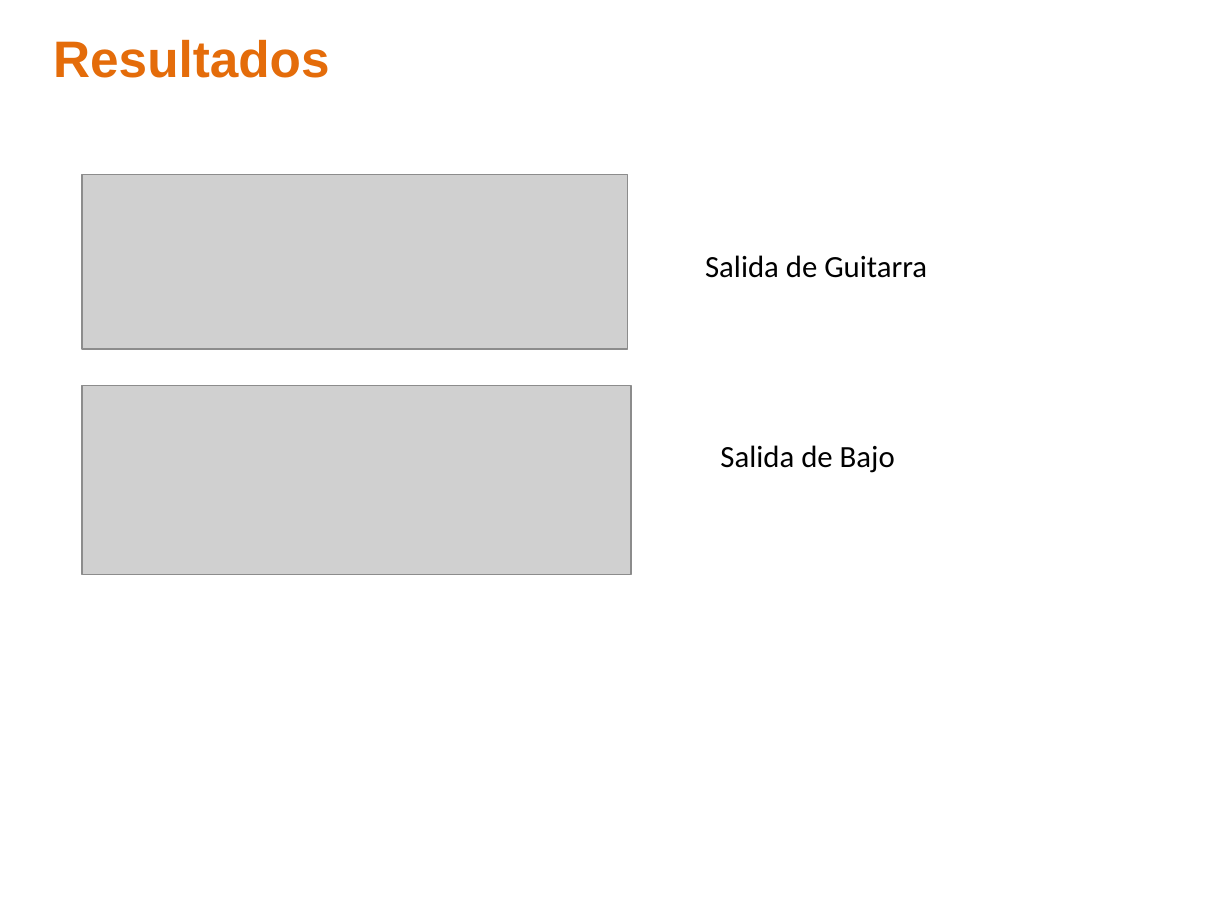
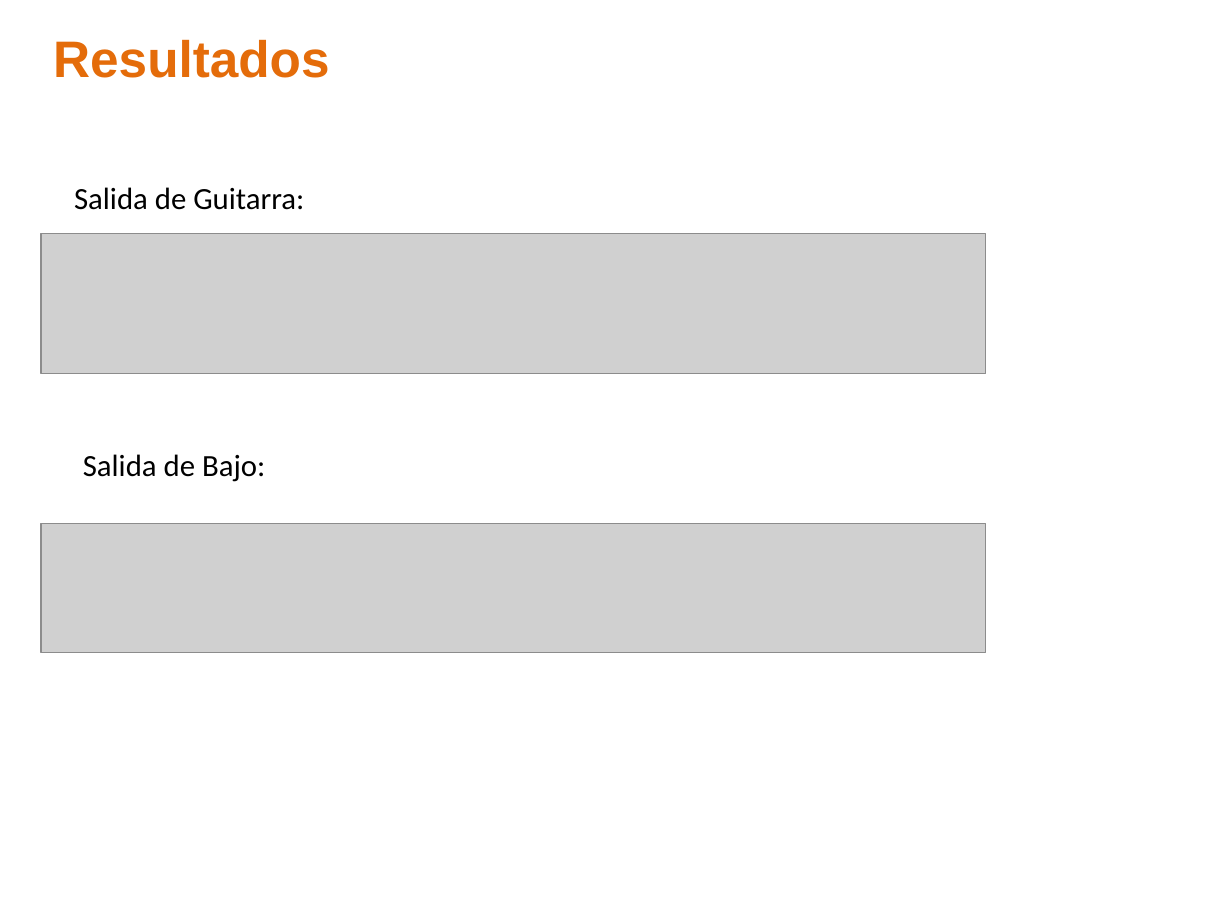
Before and after one commit to ealn/Tesis, a slide deck: slide 24 of documentos/Presentacion.pptx (slide 20 before the commit). Drawn at 1232x924 pixels with LibreOffice and Linux fonts; fonts in the diff are those of the drawing; grey boxes stand for pictures; background and template pictures are left out. Boxes give left, top, right and bottom in pixels: in the first picture for what was removed or moved away, otherwise in the second. Text is boxed around its words. In the diff, an @@ line names an element or a change of style, - is before the commit and + after.

```diff
--- a/documentos/Presentacion.pptx
+++ b/documentos/Presentacion.pptx
@@ picture removed at box(83, 175, 628, 350) @@
@@ text at box(74, 187, 304, 210): text changed @@
-Salida de Guitarra
+Salida de Guitarra:
@@ picture added at box(41, 234, 986, 375) @@
@@ picture removed at box(83, 386, 631, 575) @@
@@ text at box(83, 454, 265, 482): text changed @@
-Salida de Bajo
+Salida de Bajo:
@@ picture added at box(41, 524, 986, 653) @@
```
Also in this commit, not shown: 10 other slides changed, 4 slides added, 1 other file.
